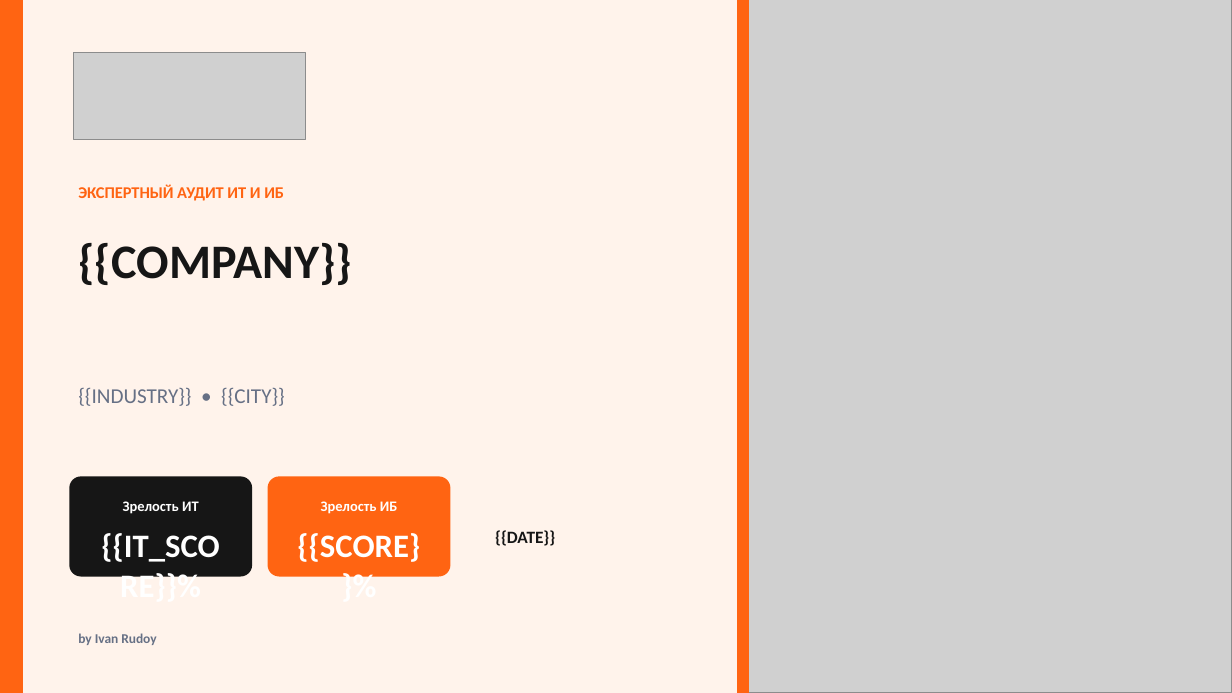
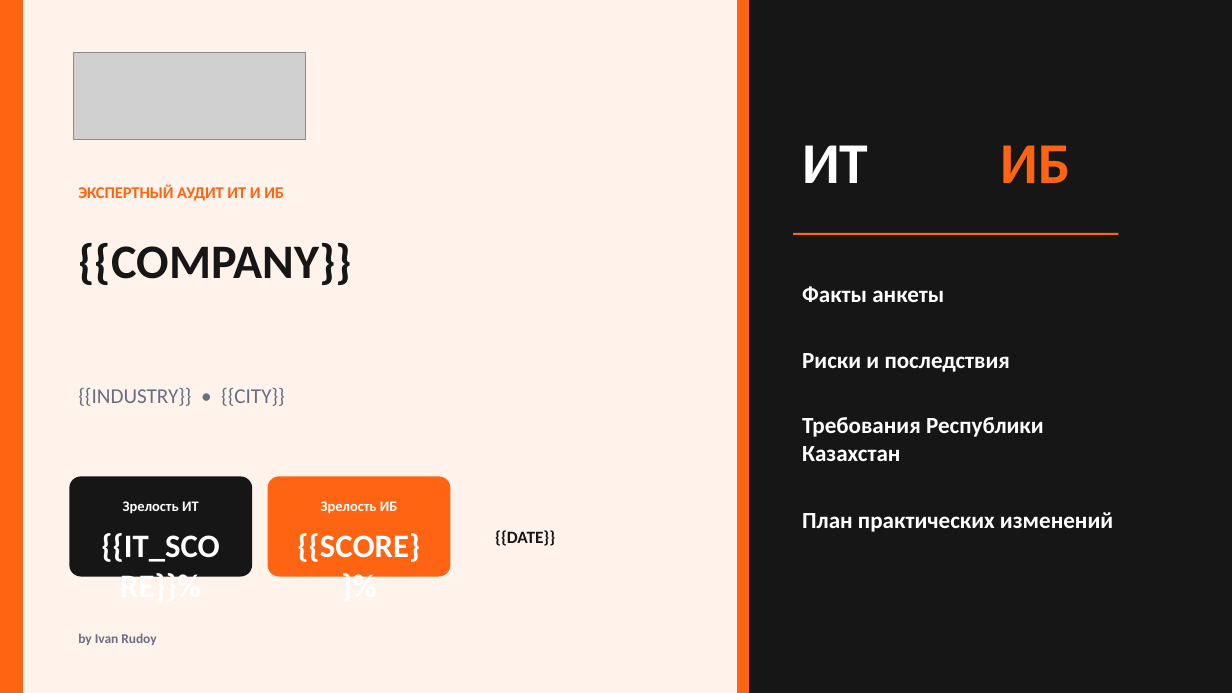
Before and after one commit to irudoy1982/Test, a slide deck: slide 1 of static/audit_presentation_khalil.pptx. Drawn at 1232x693 pixels with LibreOffice and Linux fonts; fonts in the diff are those of the drawing; grey boxes stand for pictures. Boxes give left, top, right and bottom in pixels: in the first picture for what was removed or moved away, otherwise in the second. Text is boxed around its words. In the diff, an @@ line names an element or a change of style, - is before the commit and + after.

```diff
--- a/static/audit_presentation_khalil.pptx
+++ b/static/audit_presentation_khalil.pptx
@@ picture removed at [738,0,1232,693] @@
@@ rectangle added at [738,0,1232,693], fill #161616 @@
@@ text added at [802,145,868,183], 45 pt, text #FFFFFF, bold @@
+ИТ
@@ text added at [1000,145,1070,183], 45 pt, text #FF6412, bold @@
+ИБ
@@ rectangle added at [793,233,1118,235], fill #FF6412 @@
@@ text added at [802,286,944,302], 18 pt, text #FFFFFF, bold @@
+Факты анкеты
@@ text added at [802,353,1010,372], 18 pt, text #FFFFFF, bold @@
+Риски и последствия
@@ text added at [802,417,1044,461], 18 pt, text #FFFFFF, bold @@
+Требования Республики Казахстан
@@ text added at [802,512,1113,532], 18 pt, text #FFFFFF, bold @@
+План практических изменений
```
Also in this commit, not shown: 6 other slides changed, 6 slides added, 2 slides removed, 7 other files.
